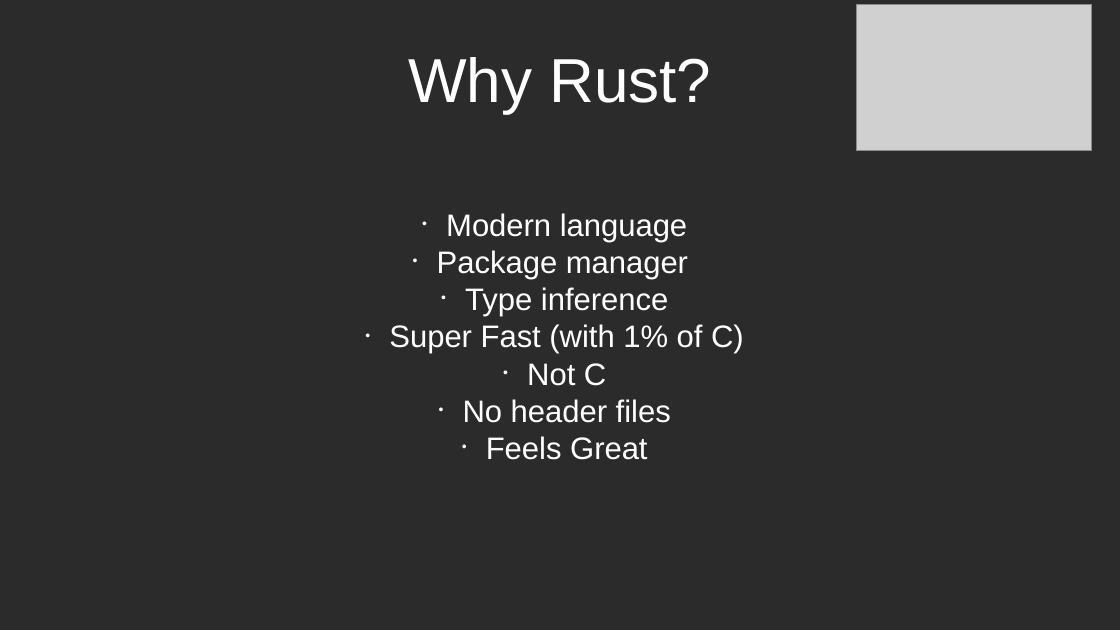
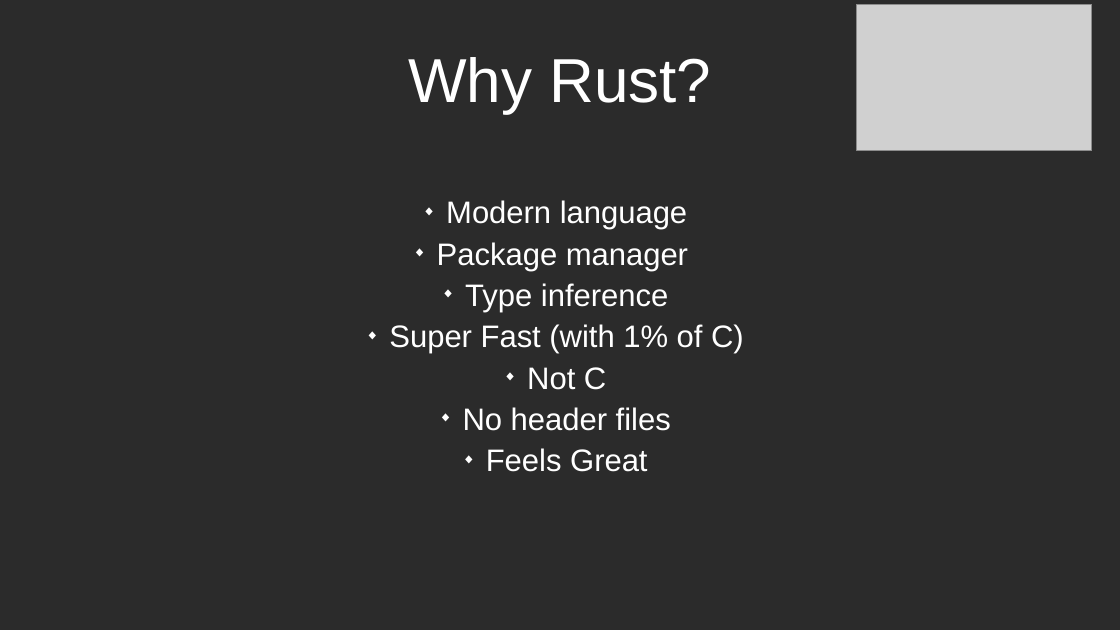
Before and after one commit to lucastepper/rust_talk, a slide deck: slide 4 of rust_presentation.odp. Drawn at 1120x630 pixels with LibreOffice and Linux fonts; fonts in the diff are those of the drawing; grey boxes stand for pictures; background and template pictures are left out; a plain dark background stands for a picture behind light text. Boxes give left, top, right and bottom in pixels: in the first picture for what was removed or moved away, otherwise in the second. Text is boxed around its words. In the diff, an @@ line names an element or a change of style, - is before the commit and + after.

```diff
--- a/rust_presentation.odp
+++ b/rust_presentation.odp
@@ text "Modern language" at (389,200,744,472): bullet • to ◆; more space between paragraphs @@
```
Also in this commit, not shown: 7 other slides changed, 3 slides added, 14 other files.
